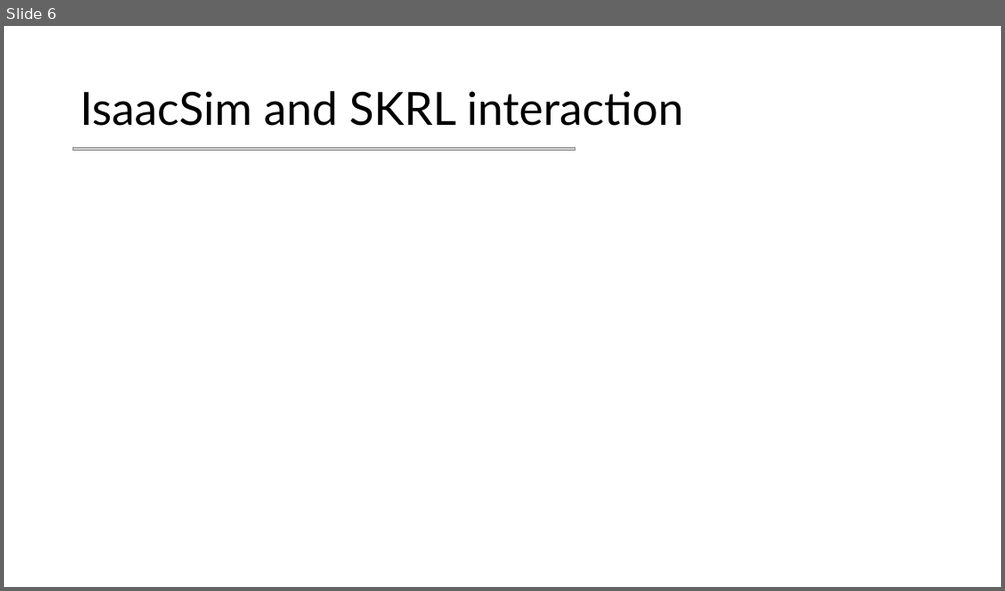
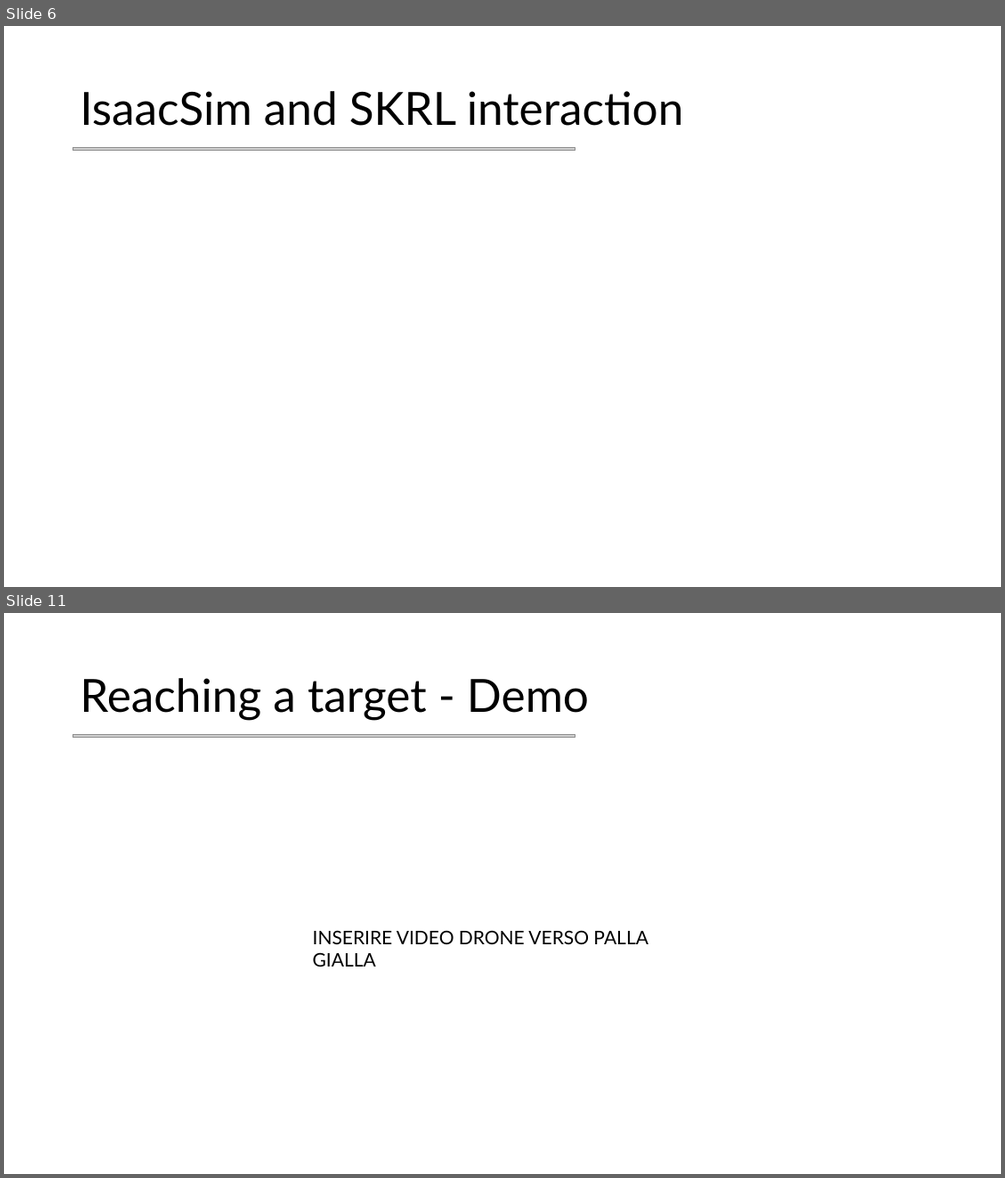
Before and after one commit to mettz/cps-project, a slide deck: Slides.pptx. Shown one above the other, each under a label of ours: slide 6 before the commit, slides 6 and 11 after it; the slides between them are not shown. The pictures are 1005x591 and 1005x1178 pixels, drawn with LibreOffice and Linux fonts; fonts in the diff are those of the drawing; grey boxes stand for pictures. Boxes give left, top, right and bottom in pixels: in the first picture for what was removed or moved away, otherwise in the second. Text is boxed around its words. In the diff, an @@ line names an element or a change of style, - is before the commit and + after.

```diff
--- a/Slides.pptx
+++ b/Slides.pptx
@@ slide 11 added at <box>4,613,1001,1174</box>, background #FFFFFF @@
@@ title added at <box>80,678,589,720</box>, 44 pt, text #000000 @@
+Reaching a target - Demo
@@ picture added at <box>73,735,575,738</box> @@
@@ text added at <box>313,930,648,966</box>, 18 pt, text #000000 @@
+INSERIRE VIDEO DRONE VERSO PALLA GIALLA
```
Also in this commit, not shown: 4 other slides added, 2 other files.
